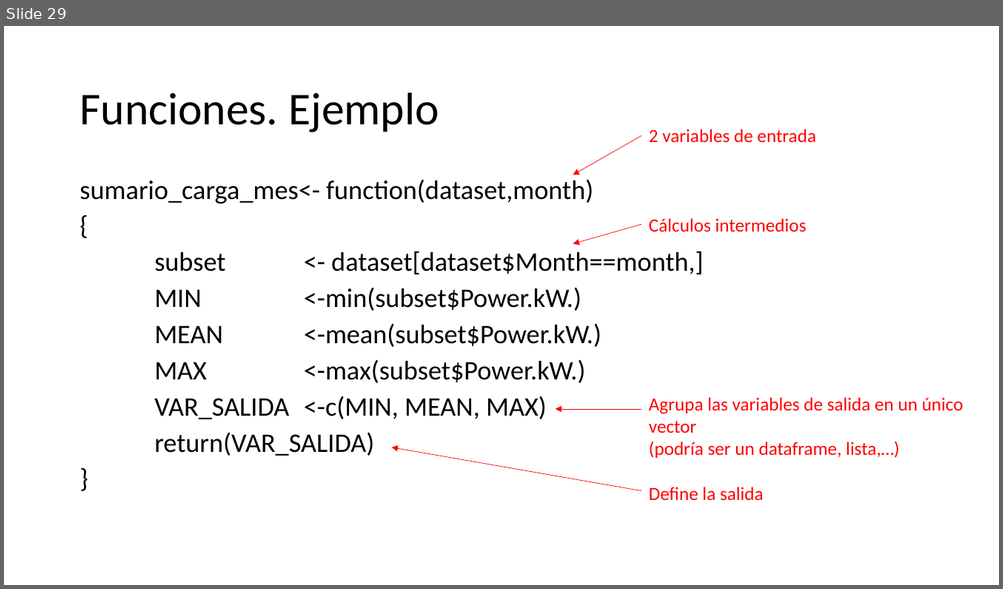
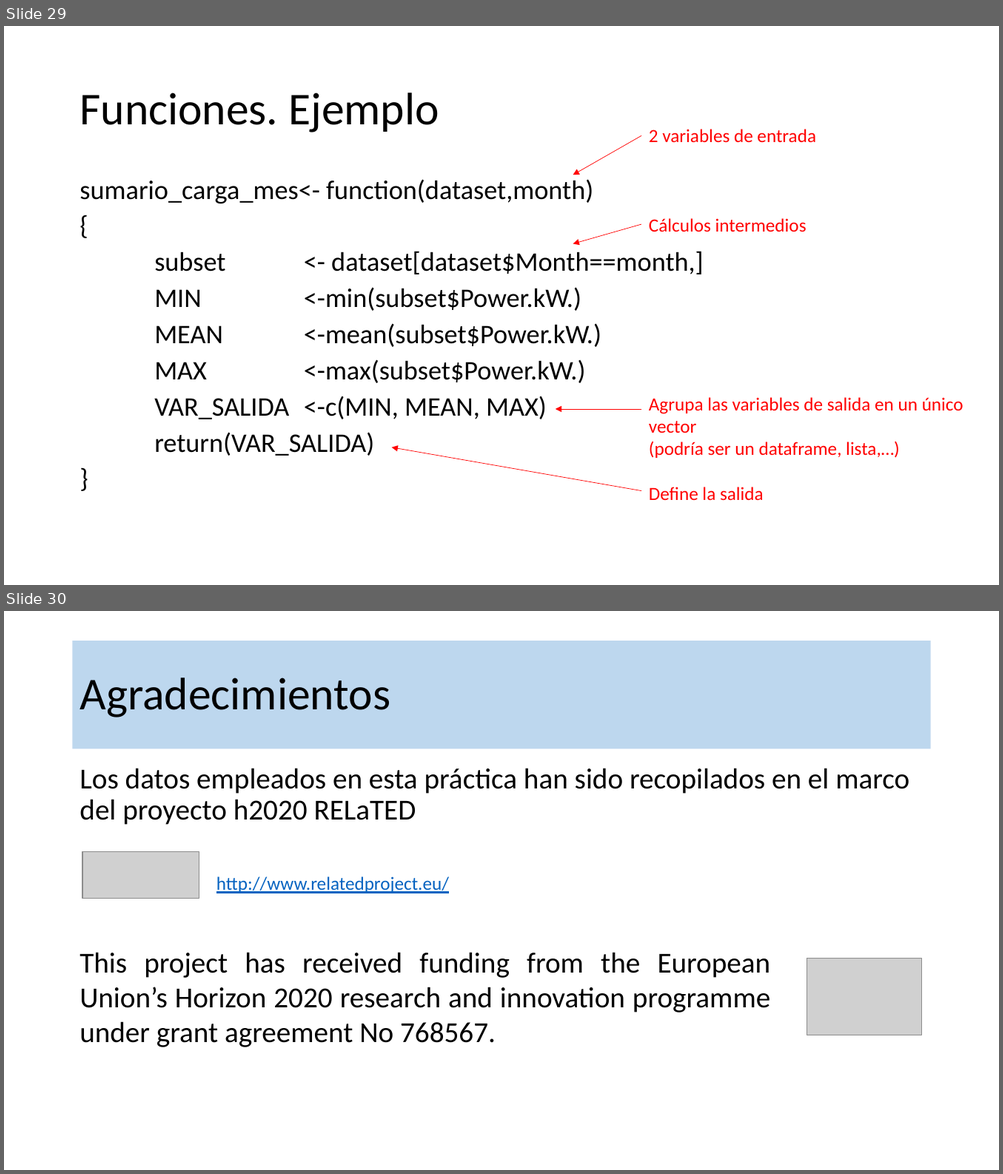
Before and after one commit to robgaray/PhD_Course_Practice_01, a slide deck: 3_Presentations/Sesion_1_Practica.pptx. Shown one above the other, each under a label of ours: slide 29 before the commit, slides 29 and 30 after it. The pictures are 1003x589 and 1003x1174 pixels, drawn with LibreOffice and Linux fonts; fonts in the diff are those of the drawing; grey boxes stand for pictures; background and template pictures are left out. Boxes give left, top, right and bottom in pixels: in the first picture for what was removed or moved away, otherwise in the second. Text is boxed around its words. In the diff, an @@ line names an element or a change of style, - is before the commit and + after.

```diff
--- a/3_Presentations/Sesion_1_Practica.pptx
+++ b/3_Presentations/Sesion_1_Practica.pptx
@@ slide 30 added at (4,611,999,1170), background #FFFFFF @@
@@ title added at (73,641,930,749), fill #BDD7EE, 44 pt, text #000000 @@
+Agradecimientos
@@ text added at (79,768,909,825), 28 pt, text #000000 @@
+Los datos empleados en esta práctica han sido recopilados en el marco del proyecto h2020 RELaTED
@@ picture added at (82,852,199,898) @@
@@ text added at (216,877,449,894), 18 pt, text #0563C1, underline @@
+http://www.relatedproject.eu/
@@ text added at (79,952,771,1048), 28 pt, text #000000 @@
+This project has received funding from the European Union’s Horizon 2020 research and innovation programme under grant agreement No 768567.
@@ picture added at (807,958,922,1035) @@
```
Also in this commit, not shown: 1 slide changed, 3 other files.
